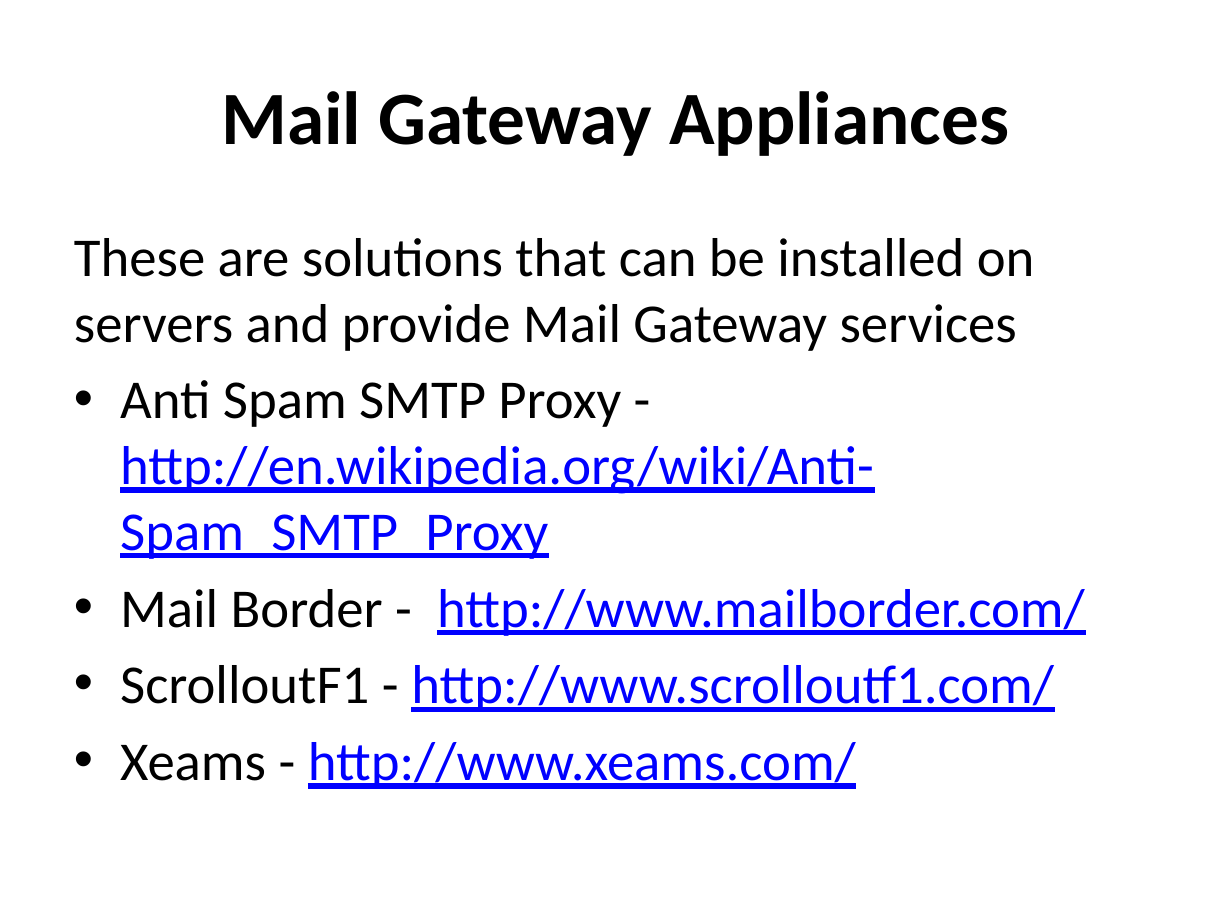
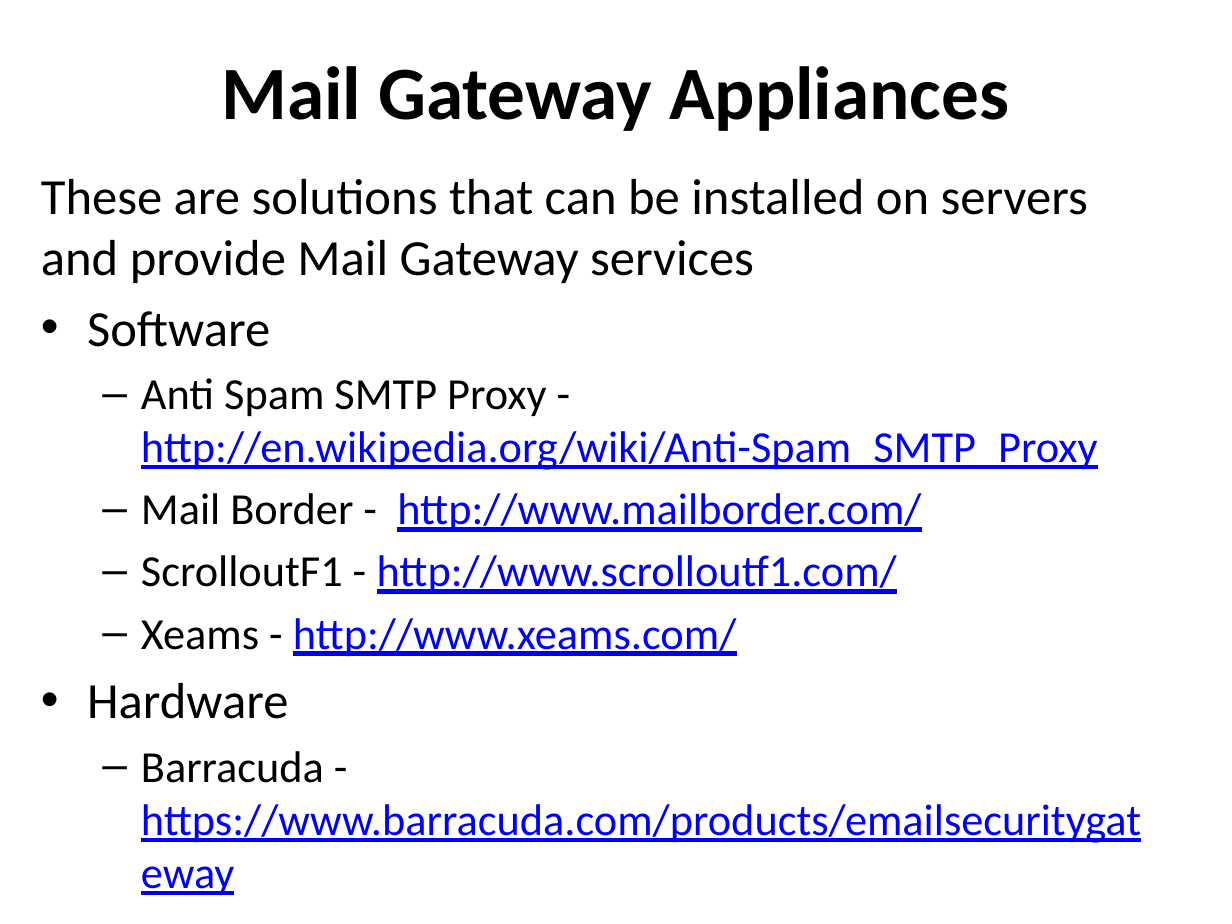
Before and after one commit to afnog/sse, a slide deck: slide 33 of postfix/postfix-mailgateway-debian.ppt. Drawn at 1232x924 pixels with LibreOffice and Linux fonts; fonts in the diff are those of the drawing. Boxes give left, top, right and bottom in pixels: in the first picture for what was removed or moved away, otherwise in the second. Text is boxed around its words. In the diff, an @@ line names an element or a change of style, - is before the commit and + after.

Commit message:
/ ‘postfix/postfix-mailgateway-debian.ppt’

```diff
--- a/postfix/postfix-mailgateway-debian.ppt
+++ b/postfix/postfix-mailgateway-debian.ppt
@@ title "Mail Gateway Appliances": place and size @@
-title "Mail Gateway Appliances" at box(221, 91, 1009, 156)
+title "Mail Gateway Appliances" at box(221, 66, 1009, 131)
@@ text "These are solutions that can ...": place and size @@
-text "These are solutions that can ..." at box(74, 238, 1085, 789)
+text "These are solutions that can ..." at box(41, 179, 1141, 843)
@@ text at box(41, 179, 1098, 656): size 32 to 29.6 pt in "These are solutions that can be installed ..."; size 32 to 25.9 pt in "Anti Spam SMTP Proxy - http://en.wikipedia.org/wiki/Anti-Spa ...", "Mail Border - http://www.mailborder.com/", "ScrolloutF1 - http://www.scrolloutf1.com/", "Xeams - http://www.xeams.com/"; bullet • to –; list level 1 to 2 in "Anti Spam SMTP Proxy - ..."; list level 1 to 2 in "Mail Border - http://www.mailborder.com/"; list level 1 to 2 in "ScrolloutF1 - http://www.scrolloutf1.com/"; list level 1 to 2 in "Xeams - http://www.xeams.com/" @@
@@ text at box(87, 311, 270, 347): paragraph added @@
+• Software
@@ text at box(87, 683, 1141, 843): paragraphs added @@
+• Hardware
+  – Barracuda - https://www.barracuda.com/products/emailsecuritygateway
```
